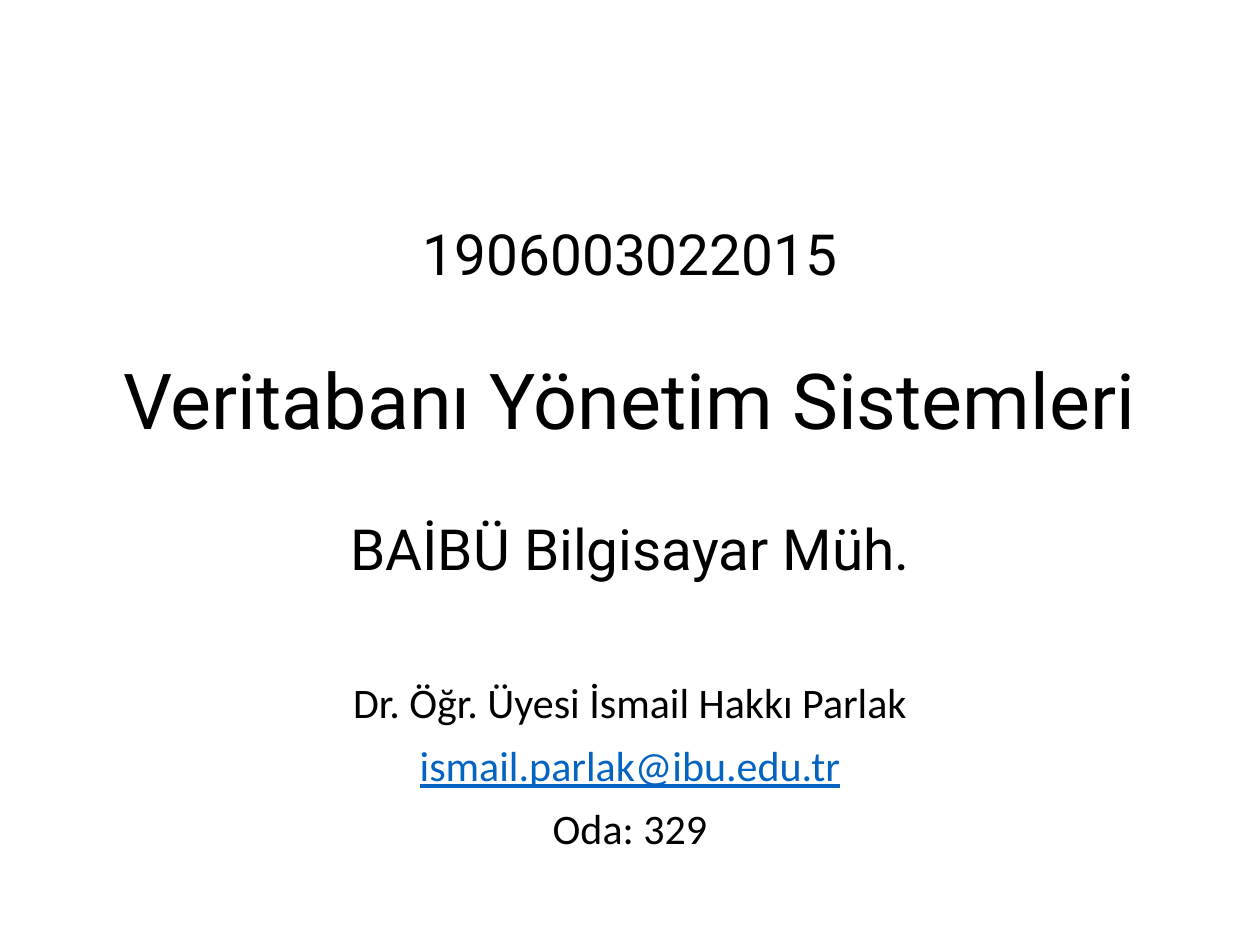
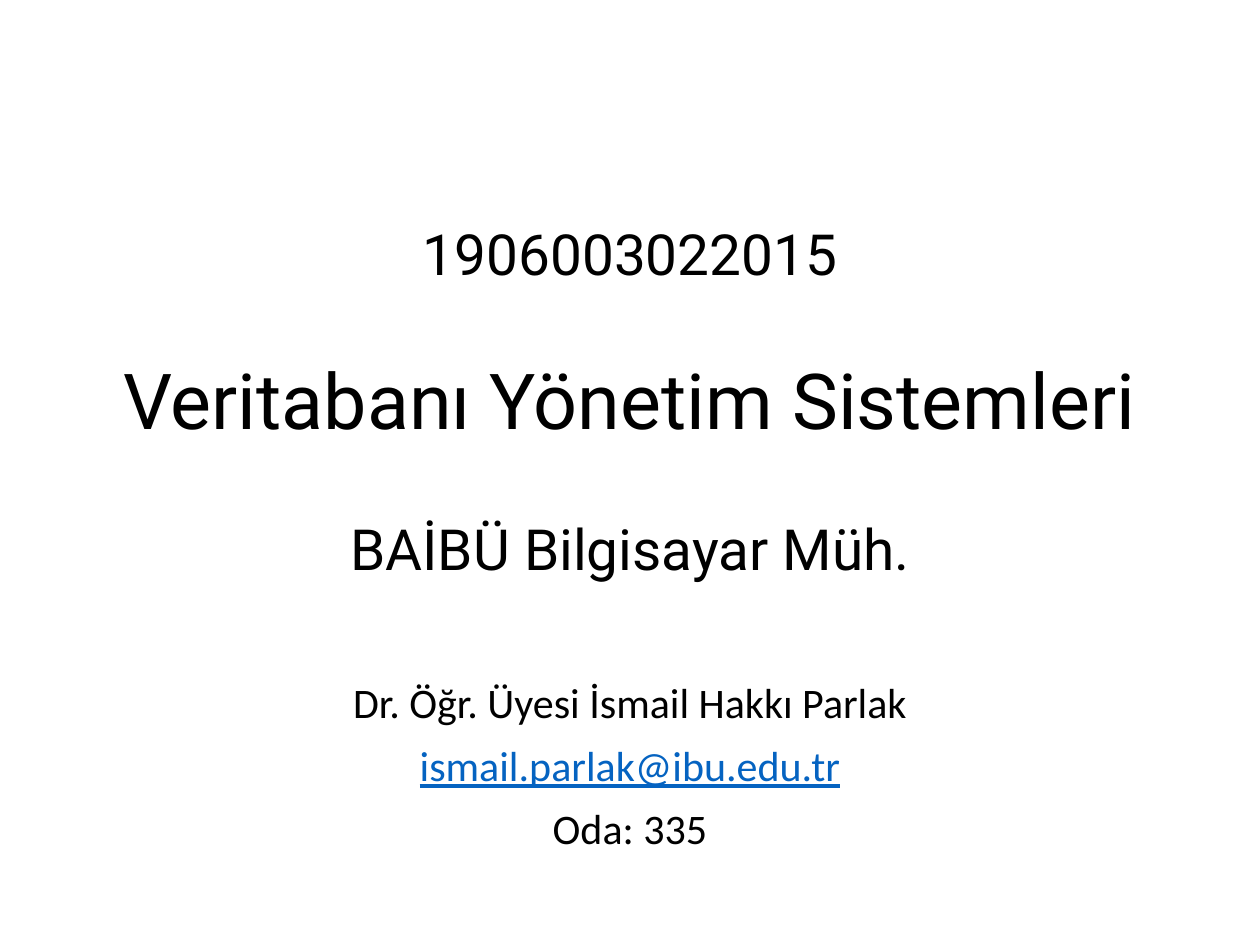
Before and after one commit to ihpar/dbms, a slide deck: slide 1 of Slides/Ders 3 İlişkisel Cebir.pptx. Drawn at 1260x945 pixels with LibreOffice and Linux fonts; fonts in the diff are those of the drawing. Boxes give left, top, right and bottom in pixels: in the first picture for what was removed or moved away, otherwise in the second. Text is boxed around its words. In the diff, an @@ line names an element or a change of style, - is before the commit and + after.

Commit message:
updates rel alg slide

```diff
--- a/Slides/Ders 3 İlişkisel Cebir.pptx
+++ b/Slides/Ders 3 İlişkisel Cebir.pptx
@@ subtitle at [553, 814, 707, 845]: text changed @@
-Oda: 329
+Oda: 335
```
Also in this commit, not shown: 1 other file.
